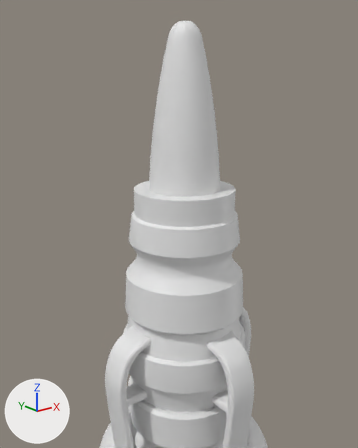
Before and after pictures for a commit that changed the Blender file assets_3D/candle.blend.
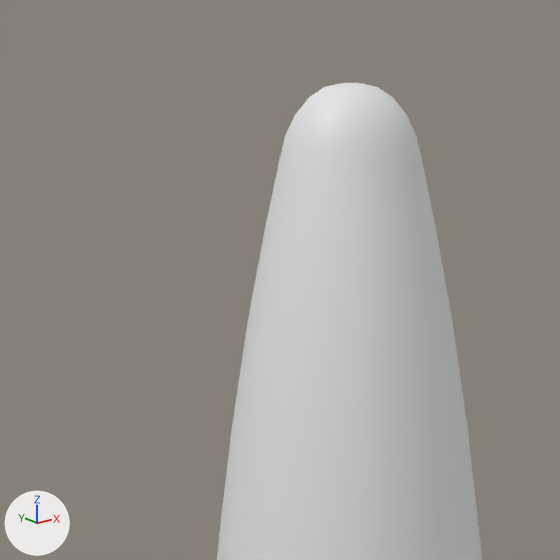
Each version appears first from a 50 mm lens placed at (-3.79, -4.63, 11.04), pointed at (-0.28, -0.24, 9.29), and next in a close-up on the part from 28% to 66% of the width and 0% to 31% of the height. The lights are fixed; the arrows at lower left show +X, +Y and +Z.

Script lines for the objects in view, before the commit:
```python
me_circle_002 = bpy.data.meshes.new('Circle.002')
me_circle_002.from_pydata(...)  # 714 vertices, 674 faces; spans x -0.44..0.44, y -0.44..0.44, z 9.37..11.55
me_circle_002.polygons.foreach_set('use_smooth', [True] * 674)
ob_circle_002 = bpy.data.objects.new('Circle.002', me_circle_002)
ob_circle_002.location = (0.0, 0.0, 0.0)
```
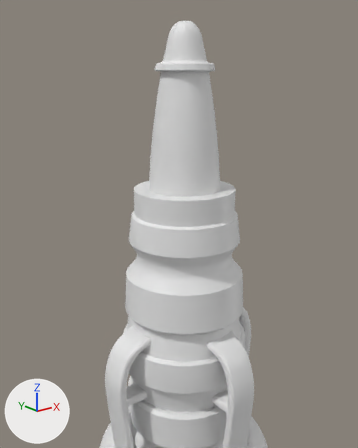
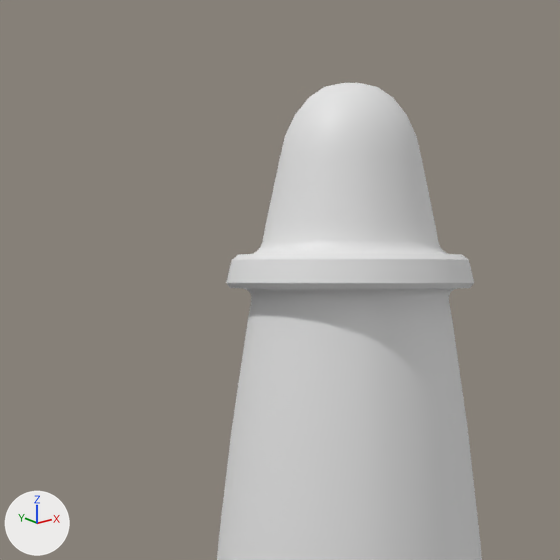
Location of each change, [x1, y1, x2, y2] in pixels of the close-ups (560 x 560 px):
part 1 of me_circle_002, added: after [226, 221, 474, 321]

Patch to the scene script:
```diff
--- a/assets_3D/candle.blend.py
+++ b/assets_3D/candle.blend.py
@@ me_circle_002 @@
 # used by ob_circle_002; location = (0.0, 0.0, 0.0)
-me_circle_002.from_pydata(...)  # 714 vertices, 674 faces; spans x -0.44..0.44, y -0.44..0.44, z 9.37..11.55
+me_circle_002.from_pydata(...)  # 1302 vertices, 1262 faces; spans x -0.44..0.44, y -0.44..0.44, z 9.37..11.55
+# me_circle_002 part 1: 588 vertices added at x -0.35..0.35, y -0.35..0.35, z 10.98..11.14
```
